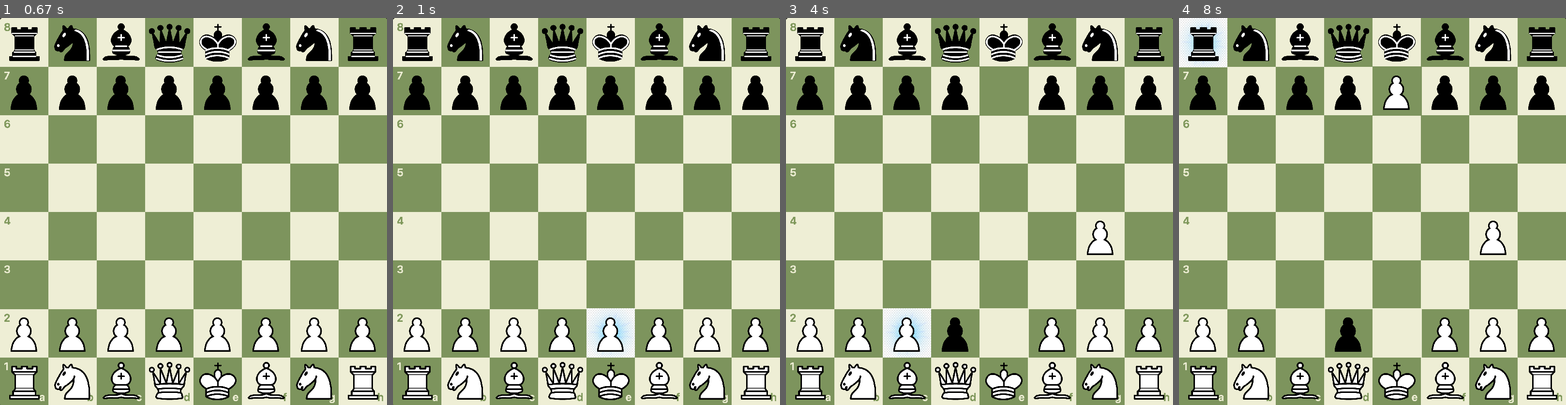
Above: before the commit, frames 1-4 (left to right).
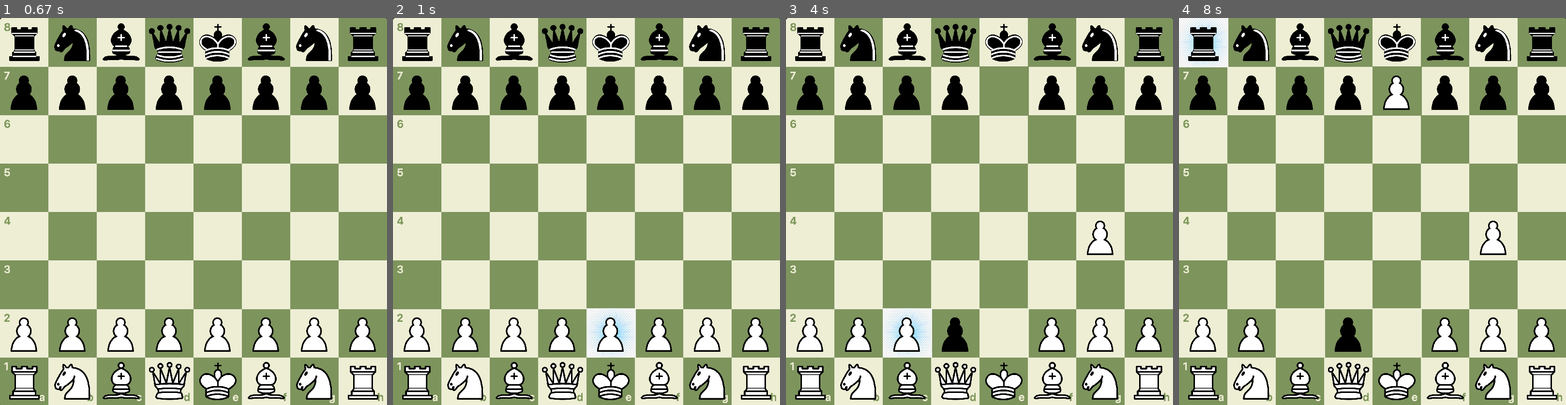
Above: after the commit, the same moments.

Repository: star14ms/Chess_AI
Game: pygame game, started from main.py
Same seed, same stepped clock (60 frames per second), same inputs: the game is played once before the commit and once after it.
Inputs (mouse positions are in pixels of both pictures, inside the frame that each line leads up to):
- Up to frame 1 (0.67 s): click (317, 199) at 0.38 s
- Up to frame 2 (1 s): press the mouse at (416, 41) at 0.7 s; move the mouse to (520, 176) at 0.8 s; release the mouse at (621, 308) at 0.93 s
- Up to frame 3 (4 s): move the mouse to (1091, 242) at 1.17 s; click (1091, 242) at 1.45 s; press the mouse at (809, 41) at 1.9 s; move the mouse to (894, 56) at 2 s; release the mouse at (983, 72) at 2.13 s; press the mouse at (809, 41) at 2.73 s; move the mouse to (890, 196) at 2.83 s; release the mouse at (971, 350) at 2.97 s; press the mouse at (809, 41) at 3.7 s; move the mouse to (871, 196) at 3.8 s; release the mouse at (929, 346) at 3.93 s
- Up to frame 4 (8 s): press the mouse at (1202, 41) at 4.73 s; move the mouse to (1310, 72) at 4.83 s; release the mouse at (1415, 99) at 4.97 s; press the mouse at (1202, 41) at 5.8 s; move the mouse to (1360, 141) at 5.9 s; release the mouse at (1519, 242) at 6.03 s; click (1202, 41) at 7.37 s

Frame 1 is identical in both runs. In frame 2, less than 0.1% of the frame differs, in the area x 55-63%, y 75-88%; in frame 3, less than 0.1%; in frame 4, less than 0.1%.

Commit message:
폰 승진 추가

Diff:
--- a/main.py
+++ b/main.py
@@ -14,23 +14,31 @@
 
 img_queen_b = pygame.image.load("img\queen_b.png")
 img_queen_b = pygame.transform.scale(img_queen_b,(100,100))
+img_queen_b2 = pygame.transform.scale(img_queen_b,(50,50))
 img_queen_w = pygame.image.load("img\queen_w.png")
 img_queen_w = pygame.transform.scale(img_queen_w,(100,100))
+img_queen_w2 = pygame.transform.scale(img_queen_w,(50,50))
 
 img_rook_b = pygame.image.load("img\\rook_b.png")
 img_rook_b = pygame.transform.scale(img_rook_b,(100,100))
+img_rook_b2 = pygame.transform.scale(img_rook_b,(50,50))
 img_rook_w = pygame.image.load("img\\rook_w.png")
 img_rook_w = pygame.transform.scale(img_rook_w,(100,100))
+img_rook_w2 = pygame.transform.scale(img_rook_w,(50,50))
 
 img_bishop_b = pygame.image.load("img\\bishop_b.png")
 img_bishop_b = pygame.transform.scale(img_bishop_b,(100,100))
+img_bishop_b2 = pygame.transform.scale(img_bishop_b,(50,50))
 img_bishop_w = pygame.image.load("img\\bishop_w.png")
 img_bishop_w = pygame.transform.scale(img_bishop_w,(100,100))
+img_bishop_w2 = pygame.transform.scale(img_bishop_w,(50,50))
 
 img_knight_b = pygame.image.load("img\knight_b.png")
 img_knight_b = pygame.transform.scale(img_knight_b,(100,100))
+img_knight_b2 = pygame.transform.scale(img_knight_b,(50,50))
 img_knight_w = pygame.image.load("img\knight_w.png")
 img_knight_w = pygame.transform.scale(img_knight_w,(100,100))
+img_knight_w2 = pygame.transform.scale(img_knight_w,(50,50))
 
 img_pawn_b = pygame.image.load("img\pawn_b.png")
 img_pawn_b = pygame.transform.scale(img_pawn_b,(100,100))
@@ -81,7 +89,7 @@
 
 # 선택된 타일 이미지
 img_selected = pygame.image.load("img\selected.png")
-img_selected = pygame.transform.scale(img_selected,(100,102))
+img_selected = pygame.transform.scale(img_selected,(102,102))
 
 # BGM, sound
 pygame.mixer.music.load("bgm\Gyakuten_Kenji_2_Showdown_Suite.wav")
@@ -90,7 +98,7 @@
 ################################################################
 
 # 체스판 초기화 함수
-def do_init(): # 판에 말 세팅해놓는 함수
+def do_init(): # 판에 말을 세팅해놓는다
 
     rook_b1 = Rook(board, 0, 0, 1)
     knight_b1 = Knight(board, 0, 1, 1) #(1,0)좌표에 흑색 나이트 생성
@@ -160,156 +168,156 @@
         screen.blit(img_pawn_w,(x,600))
 
 # 클릭한 위치의 좌표를 저장한다
-def select_piece_xy(): # 움직일 기물의 좌표를 저장
+def save_xy_selected(): # 선택한 기물의 좌표를 저장
 
     # x좌표 선택
     if 0 <= pygame.mouse.get_pos()[0] < 100:
-        selected_piece_xy.append(0)
-        selected_piece_xy2.append("a")
-        selected_piece_win_xy.append(0)
+        selected_xy.append(0)
+        selected_chessboard_xy.append("a")
+        selected_win_xy.append(0)
     elif 100 <= pygame.mouse.get_pos()[0] < 200:
-        selected_piece_xy.append(1)
-        selected_piece_xy2.append("b")
-        selected_piece_win_xy.append(100)
+        selected_xy.append(1)
+        selected_chessboard_xy.append("b")
+        selected_win_xy.append(100)
     elif 200 <= pygame.mouse.get_pos()[0] < 300:
-        selected_piece_xy.append(2)
-        selected_piece_xy2.append("c")
-        selected_piece_win_xy.append(200)
+        selected_xy.append(2)
+        selected_chessboard_xy.append("c")
+        selected_win_xy.append(200)
     elif 300 <= pygame.mouse.get_pos()[0] < 400:
-        selected_piece_xy.append(3)
-        selected_piece_xy2.append("d")
-        selected_piece_win_xy.append(300)
+        selected_xy.append(3)
+        selected_chessboard_xy.append("d")
+        selected_win_xy.append(300)
     elif 400 <= pygame.mouse.get_pos()[0] < 500:
-        selected_piece_xy.append(4)
-        selected_piece_xy2.append("e")
-        selected_piece_win_xy.append(400)
+        selected_xy.append(4)
+        selected_chessboard_xy.append("e")
+        selected_win_xy.append(400)
     elif 500 <= pygame.mouse.get_pos()[0] < 600:
-        selected_piece_xy.append(5)
-        selected_piece_xy2.append("f")
-        selected_piece_win_xy.append(500)
+        selected_xy.append(5)
+        selected_chessboard_xy.append("f")
+        selected_win_xy.append(500)
     elif 600 <= pygame.mouse.get_pos()[0] < 700:
-        selected_piece_xy.append(6)
-        selected_piece_xy2.append("g")
-        selected_piece_win_xy.append(600)
+        selected_xy.append(6)
+        selected_chessboard_xy.append("g")
+        selected_win_xy.append(600)
     elif 700 <= pygame.mouse.get_pos()[0] < 800:
-        selected_piece_xy.append(7)
-        selected_piece_xy2.append("h")
-        selected_piece_win_xy.append(700)
+        selected_xy.append(7)
+        selected_chessboard_xy.append("h")
+        selected_win_xy.append(700)
 
     # y좌표 선택
     if 0 <= pygame.mouse.get_pos()[1] < 100:
-        selected_piece_xy.append(0)
-        selected_piece_xy2.append(8)
-        selected_piece_win_xy.append(0)
+        selected_xy.append(0)
+        selected_chessboard_xy.append(8)
+        selected_win_xy.append(0)
     elif 100 <= pygame.mouse.get_pos()[1] < 200:
-        selected_piece_xy.append(1)
-        selected_piece_xy2.append(7)
-        selected_piece_win_xy.append(100)
+        selected_xy.append(1)
+        selected_chessboard_xy.append(7)
+        selected_win_xy.append(100)
     elif 200 <= pygame.mouse.get_pos()[1] < 300:
-        selected_piece_xy.append(2)
-        selected_piece_xy2.append(6)
-        selected_piece_win_xy.append(200)
+        selected_xy.append(2)
+        selected_chessboard_xy.append(6)
+        selected_win_xy.append(200)
     elif 300 <= pygame.mouse.get_pos()[1] < 400:
-        selected_piece_xy.append(3)
-        selected_piece_xy2.append(5)
-        selected_piece_win_xy.append(300)
+        selected_xy.append(3)
+        selected_chessboard_xy.append(5)
+        selected_win_xy.append(300)
     elif 400 <= pygame.mouse.get_pos()[1] < 500:
-        selected_piece_xy.append(4)
-        selected_piece_xy2.append(4)
-        selected_piece_win_xy.append(400)
+        selected_xy.append(4)
+        selected_chessboard_xy.append(4)
+        selected_win_xy.append(400)
     elif 500 <= pygame.mouse.get_pos()[1] < 600:
-        selected_piece_xy.append(5)
-        selected_piece_xy2.append(3)
-        selected_piece_win_xy.append(500)
+        selected_xy.append(5)
+        selected_chessboard_xy.append(3)
+        selected_win_xy.append(500)
     elif 600 <= pygame.mouse.get_pos()[1] < 700:
-        selected_piece_xy.append(6)
-        selected_piece_xy2.append(2)
-        selected_piece_win_xy.append(600)
+        selected_xy.append(6)
+        selected_chessboard_xy.append(2)
+        selected_win_xy.append(600)
     elif 700 <= pygame.mouse.get_pos()[1] < 800:
-        selected_piece_xy.append(7)
-        selected_piece_xy2.append(1)
-        selected_piece_win_xy.append(700)
-
-def select_board_xy(): # 움직일 위치의 좌표를 저장
+        selected_xy.append(7)
+        selected_chessboard_xy.append(1)
+        selected_win_xy.append(700)
+
+def save_xy_to_move(): # 움직일 곳의 좌표를 저장
 
     # x좌표 선택
     if 0 <= pygame.mouse.get_pos()[0] < 100:
-        selected_board_xy.append(0)
-        selected_board_xy2.append("a")
-        selected_board_win_xy.append(0)
+        to_move_xy.append(0)
+        to_move_chessboard_xy.append("a")
+        to_move_win_xy.append(0)
     elif 100 <= pygame.mouse.get_pos()[0] < 200:
-        selected_board_xy.append(1)
-        selected_board_xy2.append("b")
-        selected_board_win_xy.append(100)
+        to_move_xy.append(1)
+        to_move_chessboard_xy.append("b")
+        to_move_win_xy.append(100)
     elif 200 <= pygame.mouse.get_pos()[0] < 300:
-        selected_board_xy.append(2)
-        selected_board_xy2.append("c")
-        selected_board_win_xy.append(200)
+        to_move_xy.append(2)
+        to_move_chessboard_xy.append("c")
+        to_move_win_xy.append(200)
     elif 300 <= pygame.mouse.get_pos()[0] < 400:
-        selected_board_xy.append(3)
-        selected_board_xy2.append("d")
-        selected_board_win_xy.append(300)
+        to_move_xy.append(3)
+        to_move_chessboard_xy.append("d")
+        to_move_win_xy.append(300)
     elif 400 <= pygame.mouse.get_pos()[0] < 500:
-        selected_board_xy.append(4)
-        selected_board_xy2.append("e")
-        selected_board_win_xy.append(400)
+        to_move_xy.append(4)
+        to_move_chessboard_xy.append("e")
+        to_move_win_xy.append(400)
     elif 500 <= pygame.mouse.get_pos()[0] < 600:
-        selected_board_xy.append(5)
-        selected_board_xy2.append("f")
-        selected_board_win_xy.append(500)
+        to_move_xy.append(5)
+        to_move_chessboard_xy.append("f")
+        to_move_win_xy.append(500)
     elif 600 <= pygame.mouse.get_pos()[0] < 700:
-        selected_board_xy.append(6)
-        selected_board_xy2.append("g")
-        selected_board_win_xy.append(600)
+        to_move_xy.append(6)
+        to_move_chessboard_xy.append("g")
+        to_move_win_xy.append(600)
     elif 700 <= pygame.mouse.get_pos()[0] < 800:
-        selected_board_xy.append(7)
-        selected_board_xy2.append("h")
-        selected_board_win_xy.append(700)
+        to_move_xy.append(7)
+        to_move_chessboard_xy.append("h")
+        to_move_win_xy.append(700)
 
     # y좌표 선택
     if 0 <= pygame.mouse.get_pos()[1] < 100:
-        selected_board_xy.append(0)
-        selected_board_xy2.append(8)
-        selected_board_win_xy.append(0)
+        to_move_xy.append(0)
+        to_move_chessboard_xy.append(8)
+        to_move_win_xy.append(0)
     elif 100 <= pygame.mouse.get_pos()[1] < 200:
-        selected_board_xy.append(1)
-        selected_board_xy2.append(7)
-        selected_board_win_xy.append(100)
+        to_move_xy.append(1)
+        to_move_chessboard_xy.append(7)
+        to_move_win_xy.append(100)
     elif 200 <= pygame.mouse.get_pos()[1] < 300:
-        selected_board_xy.append(2)
-        selected_board_xy2.append(6)
-        selected_board_win_xy.append(200)
+        to_move_xy.append(2)
+        to_move_chessboard_xy.append(6)
+        to_move_win_xy.append(200)
     elif 300 <= pygame.mouse.get_pos()[1] < 400:
-        selected_board_xy.append(3)
-        selected_board_xy2.append(5)
-        selected_board_win_xy.append(300)
+        to_move_xy.append(3)
+        to_move_chessboard_xy.append(5)
+        to_move_win_xy.append(300)
     elif 400 <= pygame.mouse.get_pos()[1] < 500:
-        selected_board_xy.append(4)
-        selected_board_xy2.append(4)
-        selected_board_win_xy.append(400)
+        to_move_xy.append(4)
+        to_move_chessboard_xy.append(4)
+        to_move_win_xy.append(400)
     elif 500 <= pygame.mouse.get_pos()[1] < 600:
-        selected_board_xy.append(5)
-        selected_board_xy2.append(3)
-        selected_board_win_xy.append(500)
+        to_move_xy.append(5)
+        to_move_chessboard_xy.append(3)
+        to_move_win_xy.append(500)
     elif 600 <= pygame.mouse.get_pos()[1] < 700:
-        selected_board_xy.append(6)
-        selected_board_xy2.append(2)
-        selected_board_win_xy.append(600)
+        to_move_xy.append(6)
+        to_move_chessboard_xy.append(2)
+        to_move_win_xy.append(600)
     elif 700 <= pygame.mouse.get_pos()[1] < 800:
-        selected_board_xy.append(7)
-        selected_board_xy2.append(1)
-        selected_board_win_xy.append(700)
+        to_move_xy.append(7)
+        to_move_chessboard_xy.append(1)
+        to_move_win_xy.append(700)
 
 # 클릭한 좌표의 정보를 출력한다
-def print_selected_piece_xy():
+def print_xy_selected(selected_xy, selected_chessboard_xy):
     print("\nselecting phase")
-    print("np xy :", selected_piece_xy[0], selected_piece_xy[1])
-    print("chess xy :", selected_piece_xy2[0], selected_piece_xy2[1])
-
-def print_selected_board_xy():
+    print("chess xy :", selected_chessboard_xy[0], selected_chessboard_xy[1])
+    print("np xy :", selected_xy[0], selected_xy[1])
+
+def print_xy_to_move(to_move_xy, to_move_chessboard_xy):
     print("\nmoving phase")
-    print("np xy :", selected_board_xy[0], selected_board_xy[1])
-    print("chess xy :", selected_board_xy2[0], selected_board_xy2[1])
+    print("chess xy :", to_move_chessboard_xy[0], to_move_chessboard_xy[1])
+    print("np xy :", to_move_xy[0], to_move_xy[1])
 
 # 선택된 기물 이미지를 띄운다
 def screen_blit_selected_piece(win_xy):
@@ -350,27 +358,100 @@
         else:
             screen.blit(img_pawn_b,(win_xy[0], win_xy[1]))
 
-# 선택됬던 타일을 원상태로 되돌린다
-def screen_blit_selected_tile():
+# 빈 타일 이미지를 띄운다
+def screen_blit_empty_tile(xy, win_xy):
 
     # 좌표 기호가 써있는 타일일 때
-    if selected_piece_xy[0] == 0 or selected_piece_xy[1] == 7:
-        if selected_piece_xy[1] == 7:
-            screen.blit(abc_tile[selected_piece_xy[0]],(selected_piece_win_xy[0], selected_piece_win_xy[1]))
-        else:
-            screen.blit(num_tile[selected_piece_xy[1]],(selected_piece_win_xy[0], selected_piece_win_xy[1]))
+    if xy[0] == 0 or xy[1] == 7:
+        if xy[1] == 7:
+            screen.blit(abc_tile[xy[0]],(win_xy[0], win_xy[1]))
+        else:
+            screen.blit(num_tile[xy[1]],(win_xy[0], win_xy[1]))
 
     # 평범한 타일일 때
-    elif selected_piece_xy[0] == 0 or selected_piece_xy[0] == 2 or selected_piece_xy[0] == 4 or selected_piece_xy[0] == 6:
-        if selected_piece_xy[1] == 0 or selected_piece_xy[1] == 2 or selected_piece_xy[1] == 4 or selected_piece_xy[1] == 6:
-            screen.blit(bright_tile,(selected_piece_win_xy[0], selected_piece_win_xy[1]))
-        else:
-            screen.blit(dark_tile,(selected_piece_win_xy[0], selected_piece_win_xy[1]))
+    elif xy[0] == 0 or xy[0] == 2 or xy[0] == 4 or xy[0] == 6:
+        if xy[1] == 0 or xy[1] == 2 or xy[1] == 4 or xy[1] == 6:
+            screen.blit(bright_tile,(win_xy[0], win_xy[1]))
+        else:
+            screen.blit(dark_tile,(win_xy[0], win_xy[1]))
     else:
-        if selected_piece_xy[1] == 0 or selected_piece_xy[1] == 2 or selected_piece_xy[1] == 4 or selected_piece_xy[1] == 6:
-            screen.blit(dark_tile,(selected_piece_win_xy[0], selected_piece_win_xy[1]))
-        else:
-            screen.blit(bright_tile,(selected_piece_win_xy[0], selected_piece_win_xy[1]))
+        if xy[1] == 0 or xy[1] == 2 or xy[1] == 4 or xy[1] == 6:
+            screen.blit(dark_tile,(win_xy[0], win_xy[1]))
+        else:
+            screen.blit(bright_tile,(win_xy[0], win_xy[1]))
+
+# 승진할 기물을 선택하는 이미지 띄우기
+def screen_blit_about_promotion(to_move_xy, to_move_win_xy):
+
+    screen_blit_empty_tile(to_move_xy, to_move_win_xy)
+
+    if whose_turn == -1:
+        screen.blit(img_queen_w2,(to_move_win_xy[0],to_move_win_xy[1]))
+        screen.blit(img_rook_w2,(to_move_win_xy[0]+50,to_move_win_xy[1]))
+        screen.blit(img_bishop_w2,(to_move_win_xy[0],to_move_win_xy[1]+50))
+        screen.blit(img_knight_w2,(to_move_win_xy[0]+50,to_move_win_xy[1]+50))
+    else:
+        screen.blit(img_queen_b2,(to_move_win_xy[0],to_move_win_xy[1]))
+        screen.blit(img_rook_b2,(to_move_win_xy[0]+50,to_move_win_xy[1]))
+        screen.blit(img_bishop_b2,(to_move_win_xy[0],to_move_win_xy[1]+50))
+        screen.blit(img_knight_b2,(to_move_win_xy[0]+50,to_move_win_xy[1]+50))
+
+# 승진할 기물을 클릭하면 승진시킨다
+def promote(whose_turn, to_move_xy, to_move_win_xy):
+
+    # 클릭한 기물로 백 폰 승진
+    if whose_turn == -1:
+
+        if to_move_win_xy[1] <= pygame.mouse.get_pos()[1] < to_move_win_xy[1]+50:
+            if to_move_win_xy[0] <= pygame.mouse.get_pos()[0] < to_move_win_xy[0]+50: # 퀸 클릭
+                Queen(board, to_move_xy[0], to_move_xy[1], -1)
+                screen_blit_empty_tile(to_move_xy, to_move_win_xy)
+                screen.blit(img_queen_w,(to_move_win_xy[0],to_move_win_xy[1]))
+                return "Completed"
+            elif to_move_win_xy[0]+50 <= pygame.mouse.get_pos()[0] < to_move_win_xy[0]+100: # 룩 클릭
+                Rook(board, to_move_xy[0], to_move_xy[1], -1)
+                screen_blit_empty_tile(to_move_xy, to_move_win_xy)
+                screen.blit(img_rook_w,(to_move_win_xy[0],to_move_win_xy[1]))
+                return "Completed"
+
+        elif to_move_win_xy[1]+50 <= pygame.mouse.get_pos()[1] < to_move_win_xy[1]+100:
+            if to_move_win_xy[0] <= pygame.mouse.get_pos()[0] < to_move_win_xy[0]+50: # 비숍 클릭
+                Bishop(board, to_move_xy[0], to_move_xy[1], -1)
+                screen_blit_empty_tile(to_move_xy, to_move_win_xy)
+                screen.blit(img_bishop_w,(to_move_win_xy[0],to_move_win_xy[1]))
+                return "Completed"
+            elif to_move_win_xy[0]+50 <= pygame.mouse.get_pos()[0] < to_move_win_xy[0]+100: # 나이트 클릭
+                Knight(board, to_move_xy[0], to_move_xy[1], -1)
+                screen_blit_empty_tile(to_move_xy, to_move_win_xy)
+                screen.blit(img_knight_w,(to_move_win_xy[0],to_move_win_xy[1]))
+                return "Completed"
+
+    # 클릭한 기물로 흑 폰 승진
+    elif whose_turn == 1:
+
+        if to_move_win_xy[1] <= pygame.mouse.get_pos()[1] < to_move_win_xy[1]+50:
+            if to_move_win_xy[0] <= pygame.mouse.get_pos()[0] < to_move_win_xy[0]+50:
+                Queen(board, to_move_xy[0], to_move_xy[1], 1)
+                screen_blit_empty_tile(to_move_xy, to_move_win_xy)
+                screen.blit(img_queen_b,(to_move_win_xy[0],to_move_win_xy[1]))
+                return "Completed"
+            elif to_move_win_xy[0]+50 <= pygame.mouse.get_pos()[0] < to_move_win_xy[0]+100:
+                Rook(board, to_move_xy[0], to_move_xy[1], 1)
+                screen_blit_empty_tile(to_move_xy, to_move_win_xy)
+                screen.blit(img_rook_b,(to_move_win_xy[0],to_move_win_xy[1]))
+                return "Completed"
+
+        elif to_move_win_xy[1]+50 <= pygame.mouse.get_pos()[1] < to_move_win_xy[1]+100:
+            if to_move_win_xy[0] <= pygame.mouse.get_pos()[0] < to_move_win_xy[0]+50:
+                Bishop(board, to_move_xy[0], to_move_xy[1], 1)
+                screen_blit_empty_tile(to_move_xy, to_move_win_xy)
+                screen.blit(img_bishop_b,(to_move_win_xy[0],to_move_win_xy[1]))
+                return "Completed"
+            elif to_move_win_xy[0]+50 <= pygame.mouse.get_pos()[0] < to_move_win_xy[0]+100:
+                Knight(board, to_move_xy[0], to_move_xy[1], 1)
+                screen_blit_empty_tile(to_move_xy, to_move_win_xy)
+                screen.blit(img_knight_b,(to_move_win_xy[0],to_move_win_xy[1]))
+                return "Completed"
 
 ################################################################
 
@@ -393,14 +474,15 @@
     pygame.mixer.music.play(-1) # -1 : BGM 반복 재생
     whose_turn = -1 # -1: 백, 1: 흑 (백 선)
 
-    selected_piece_xy = [] # 선택한 기물의 좌표
-    selected_piece_xy2 = [] # 선택한 기물의 체스 보드에서의 좌표
-    selected_piece_win_xy = [] # 선택한 기물의 화면 좌표
-
-    selected_board_xy = [] # 움직일 좌표
-    selected_board_xy2 = [] # 움직일 체스 보드에서의 좌표
-    selected_board_win_xy = [] # 움직일 화면 좌표
-
+    selected_xy = [] # 선택한 기물의 좌표
+    selected_chessboard_xy = [] # 선택한 기물의 체스 보드에서의 좌표
+    selected_win_xy = [] # 선택한 기물의 화면 좌표
+
+    to_move_xy = [] # 움직일 좌표
+    to_move_chessboard_xy = [] # 움직일 체스 보드에서의 좌표
+    to_move_win_xy = [] # 움직일 화면 좌표
+
+    promotionable = False
     game_end = False
 
     # 게임 시작
@@ -414,57 +496,87 @@
 
             if event.type == pygame.MOUSEBUTTONUP: # 마우스를 눌렀다 떼는 순간
 
-                # 움직일 기물 선택 단계
-                if selected_piece_xy == []:
+                # 폰 승진 단계
+                if promotionable:
+
+                    # 승진할 기물을 클릭하면 승진시키고 턴 전환
+                    if promote(whose_turn, to_move_xy, to_move_win_xy) == "Completed":
+                        selected_xy = []
+                        selected_chessboard_xy = []
+                        selected_win_xy = []
+                        to_move_xy = []
+                        to_move_chessboard_xy = []
+                        to_move_win_xy = []
+                        promotionable = False
+                        whose_turn *= -1
+
+                # 기물 선택 단계
+                elif selected_xy == []:
 
                     # 클릭한 위치의 좌표 저장
-                    select_piece_xy()
-                    print_selected_piece_xy()
+                    save_xy_selected()
+                    print_xy_selected(selected_xy, selected_chessboard_xy)
 
                     # 클릭한 좌표의 말 가져오기
-                    selected_piece = board.board[selected_piece_xy[1], selected_piece_xy[0]] # board.board는 x, y를 뒤집어 인식함
-
-                    # 자신의 말을 선택했을 때
+                    selected_piece = board.board[selected_xy[1], selected_xy[0]] # board.board는 x, y를 뒤집어 인식함
+
+                    # 자신의 말을 선택했을 때 기물 움직이기 단계로 이동
                     if selected_piece != 0 and selected_piece.color == whose_turn:
                         print(type(selected_piece))
-                        screen.blit(img_selected,(selected_piece_win_xy[0], selected_piece_win_xy[1]))
-                        screen_blit_selected_piece(selected_piece_win_xy)
+                        screen.blit(img_selected,(selected_win_xy[0], selected_win_xy[1]))
+                        screen_blit_selected_piece(selected_win_xy)
 
                     else: # 빈공간이나 상대의 말을 선택했을 때 다시 선택
                         print("Try again")
-                        selected_piece_xy = []
-                        selected_piece_xy2 = []
-                        selected_piece_win_xy = []
-
-                # 움직일 위치 선택 단계
+                        selected_xy = []
+                        selected_chessboard_xy = []
+                        selected_win_xy = []
+
+                # 기물 움직이기 단계
                 else:
 
                     # 클릭한 위치의 좌표 저장
-                    select_board_xy()
-                    screen_blit_selected_tile()
+                    save_xy_to_move()
+                    screen_blit_empty_tile(selected_xy, selected_win_xy)
 
                     # move 함수 발동!
                     # selected_piece.move(board, x, y)
 
                     # 갈 수 있는 곳을 선택할 경우
-                    if selected_piece_xy != selected_board_xy: # and move() != False
+                    if selected_xy != to_move_xy: # and move() != False
 
                         pygame.mixer.Sound.play(sound1)
-                        print_selected_board_xy()
-                        screen_blit_selected_piece(selected_board_win_xy)
-                        whose_turn *= -1
+                        print_xy_to_move(to_move_xy, to_move_chessboard_xy)
+
+                        # 폰이 승진할 수 있다면
+                        if (str(type(selected_piece)) == "<class 'main_module.Pawn'>") and (
+                            (((whose_turn == -1) and (to_move_xy[1] == 0)) or (
+                            whose_turn == 1) and (to_move_xy[1] == 7))):
+
+                            # 승진할 기물을 선택하라는 이미지 띄우기
+                            screen_blit_about_promotion(to_move_xy, to_move_win_xy)
+
+                            # 폰 승진 단계로 이동
+                            promotionable = True
+
+                        # 승진 할 수 없다면 턴 종료
+                        else:
+                            screen_blit_selected_piece(to_move_win_xy)
+                            whose_turn *= -1
 
                     # 갈 수 없는 곳이나, 선택 했던 곳을 또 선택할 경우 선택 취소
                     else:
-                        screen_blit_selected_piece(selected_piece_win_xy)
+                        screen_blit_selected_piece(selected_win_xy)
                         print("\nUnselect")
 
-                    selected_piece_xy = []
-                    selected_piece_xy2 = []
-                    selected_piece_win_xy = []
-                    selected_board_xy = []
-                    selected_board_xy2 = []
-                    selected_board_win_xy = []
+                    # 턴 전환 혹은 선택 취소
+                    if not promotionable:
+                        selected_xy = []
+                        selected_chessboard_xy = []
+                        selected_win_xy = []
+                        to_move_xy = []
+                        to_move_chessboard_xy = []
+                        to_move_win_xy = []
 
                 pygame.display.update()
 
